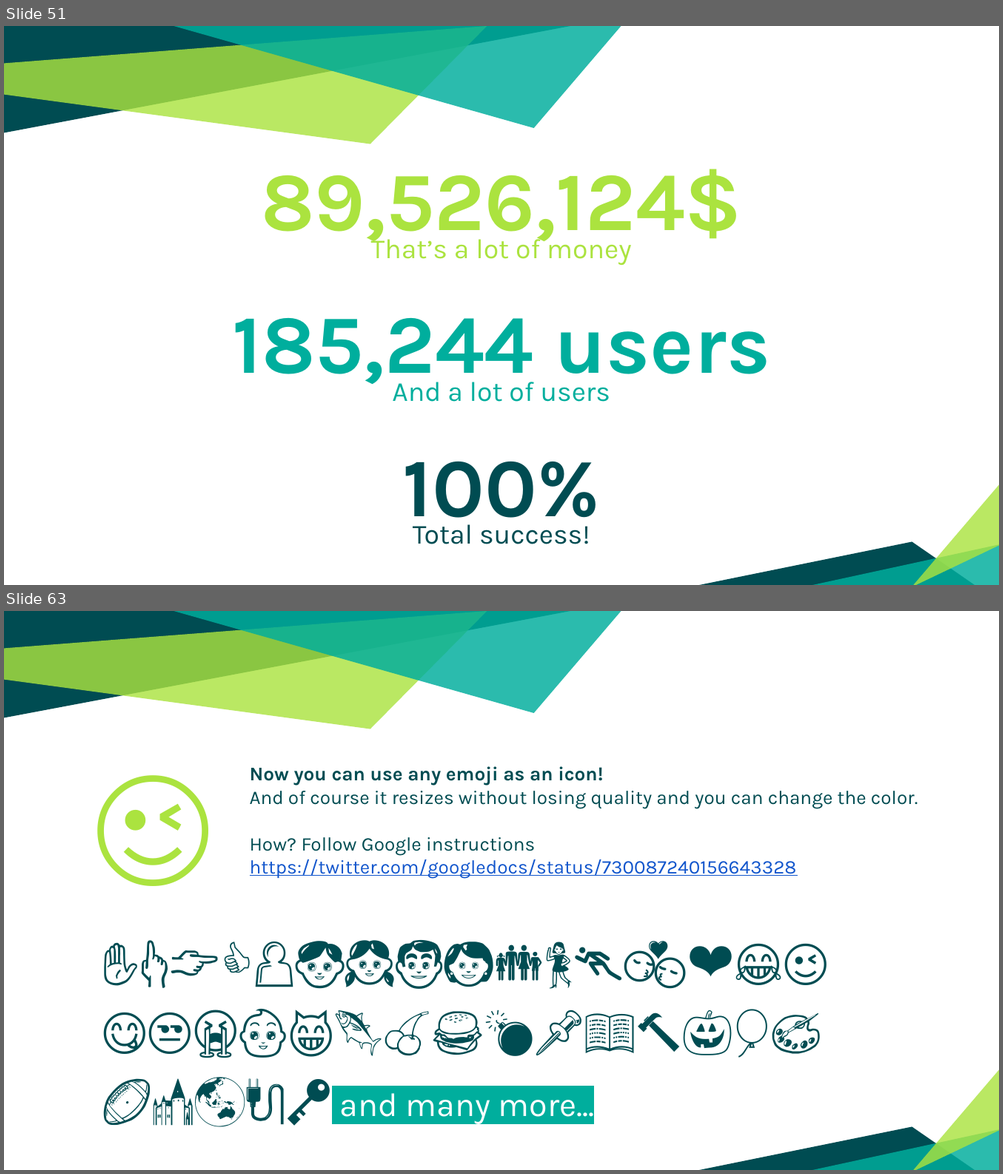
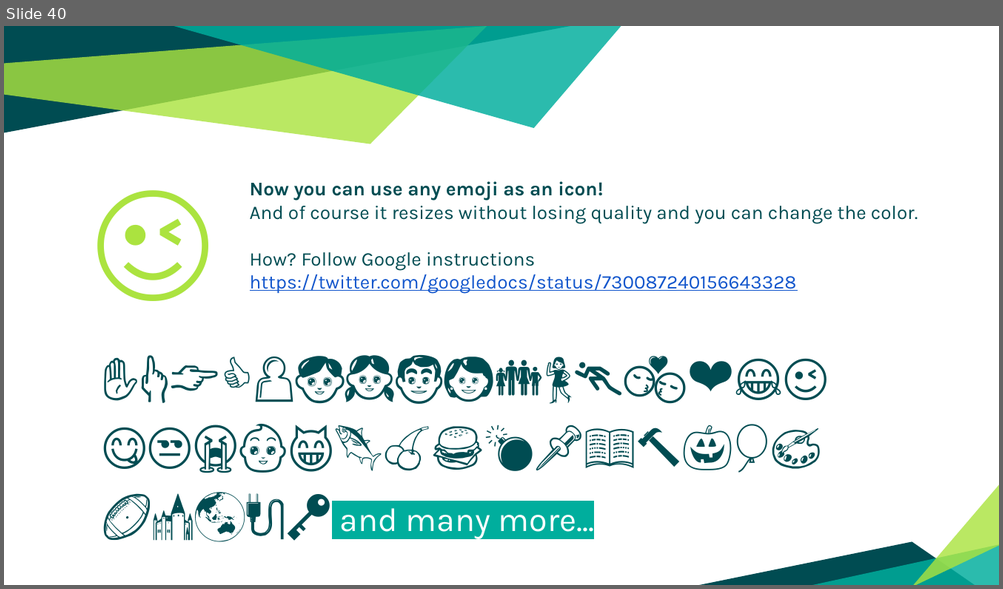
Before and after one commit to patrocinio/chaos-monkey-playing-ping-pong, a slide deck: Presentation/Kubernetes_resilience_bootcamp.pptx. Shown one above the other, each under a label of ours: slides 51 and 63 before the commit, slide 40 after it; the slides between them are not shown. The pictures are 1003x1174 and 1003x589 pixels, drawn with LibreOffice and Linux fonts; fonts in the diff are those of the drawing. Boxes give left, top, right and bottom in pixels: in the first picture for what was removed or moved away, otherwise in the second. Text is boxed around its words. In the diff, an @@ line names an element or a change of style, - is before the commit and + after.

```diff
--- a/Presentation/Kubernetes_resilience_bootcamp.pptx
+++ b/Presentation/Kubernetes_resilience_bootcamp.pptx
@@ slide 51 removed at <box>4,26,999,585</box>, background #FFFFFF; not listed: 6 template elements that a slide beside it also shows @@
@@ title removed at <box>261,169,742,250</box> @@
-89,526,124$
@@ subtitle removed at <box>371,233,632,265</box> @@
-That’s a lot of money
@@ title removed at <box>233,318,771,393</box> @@
-185,244 users
@@ subtitle removed at <box>392,382,611,402</box> @@
-And a lot of users
@@ title removed at <box>402,462,600,537</box> @@
-100%
@@ subtitle removed at <box>412,525,590,545</box> @@
-Total success!
@@ what was slide 63 is now slide 40 @@
```
Also in this commit, not shown: 2 slides changed, 2 slides added, 24 other slides removed, 2 other files.
